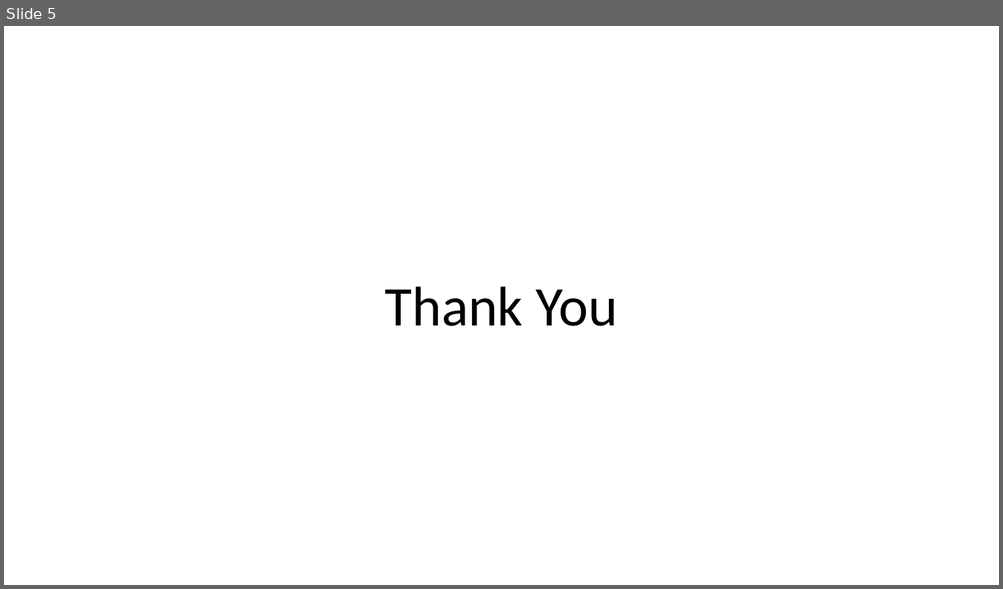
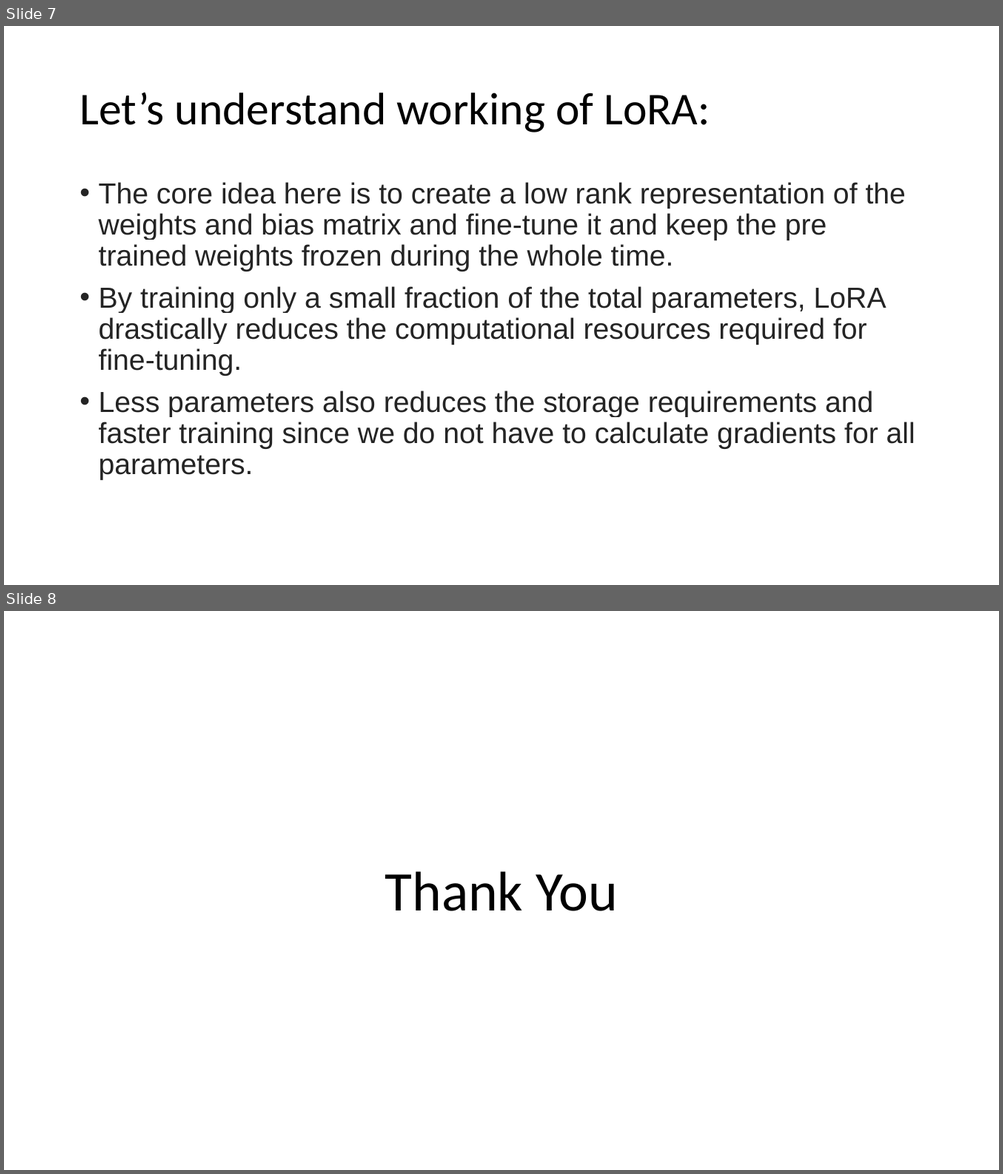
Before and after one commit to gundameedikiranmai/DataScience-all-projects, a slide deck: ganesh/week92/Fine-Tuning.pptx. Shown one above the other, each under a label of ours: slide 5 before the commit, slides 7 and 8 after it. The pictures are 1003x589 and 1003x1174 pixels, drawn with LibreOffice and Linux fonts; fonts in the diff are those of the drawing. Boxes give left, top, right and bottom in pixels: in the first picture for what was removed or moved away, otherwise in the second. Text is boxed around its words. In the diff, an @@ line names an element or a change of style, - is before the commit and + after.

```diff
--- a/ganesh/week92/Fine-Tuning.pptx
+++ b/ganesh/week92/Fine-Tuning.pptx
@@ slide 7 added at bbox=[4, 26, 999, 585], background #FFFFFF @@
@@ title added at bbox=[79, 93, 710, 133], 44 pt, text #000000 @@
+Let’s understand working of LoRA:
@@ text added at bbox=[99, 182, 915, 480], 28 pt, text #242424 @@
+• The core idea here is to create a low rank representation of the weights and bias matrix and fine-tune it and keep the pre trained weights frozen during the whole time.
+• By training only a small fraction of the total parameters, LoRA drastically reduces the computational resources required for fine-tuning.
+• Less parameters also reduces the storage requirements and faster training since we do not have to calculate gradients for all parameters.
@@ what was slide 5 is now slide 8 @@
```
Also in this commit, not shown: 1 slide changed, 2 other slides added.
